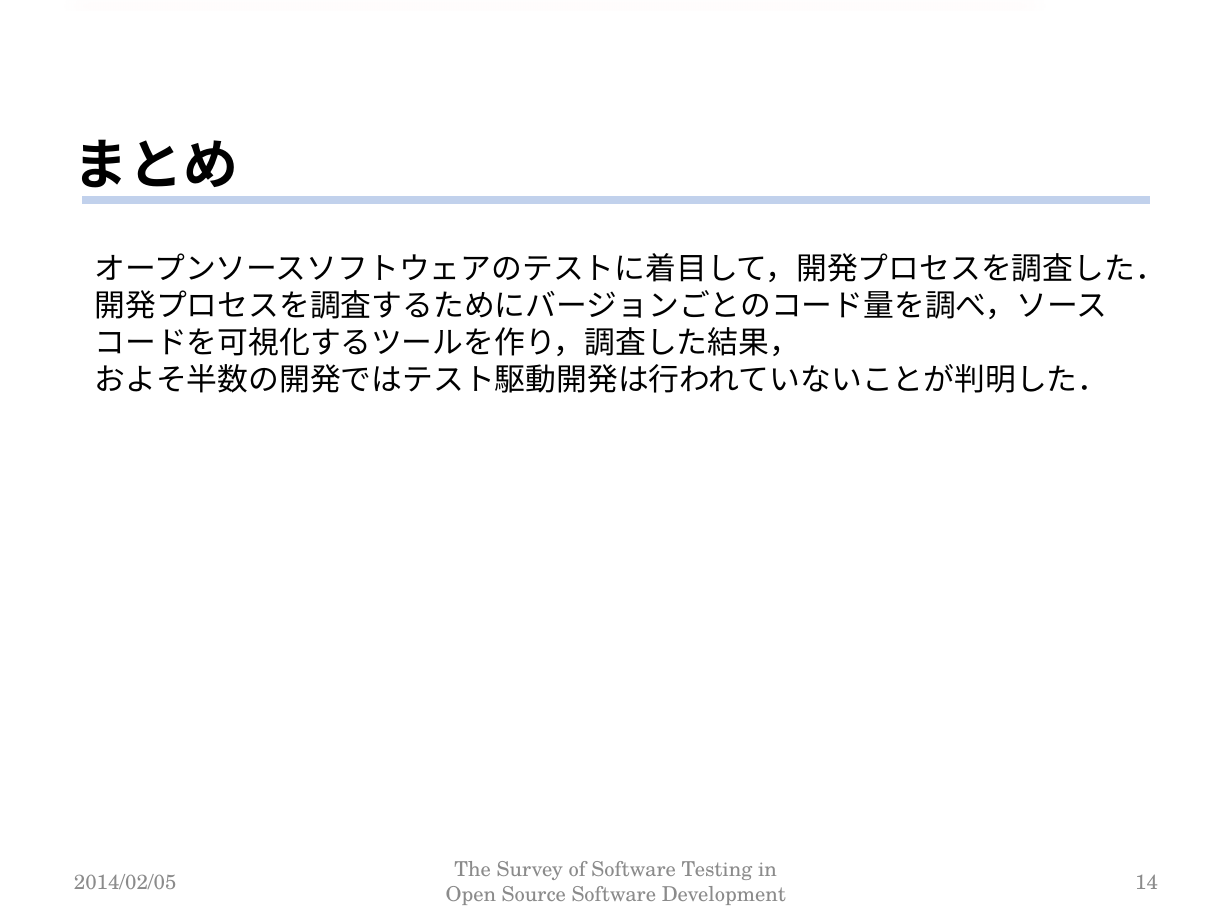
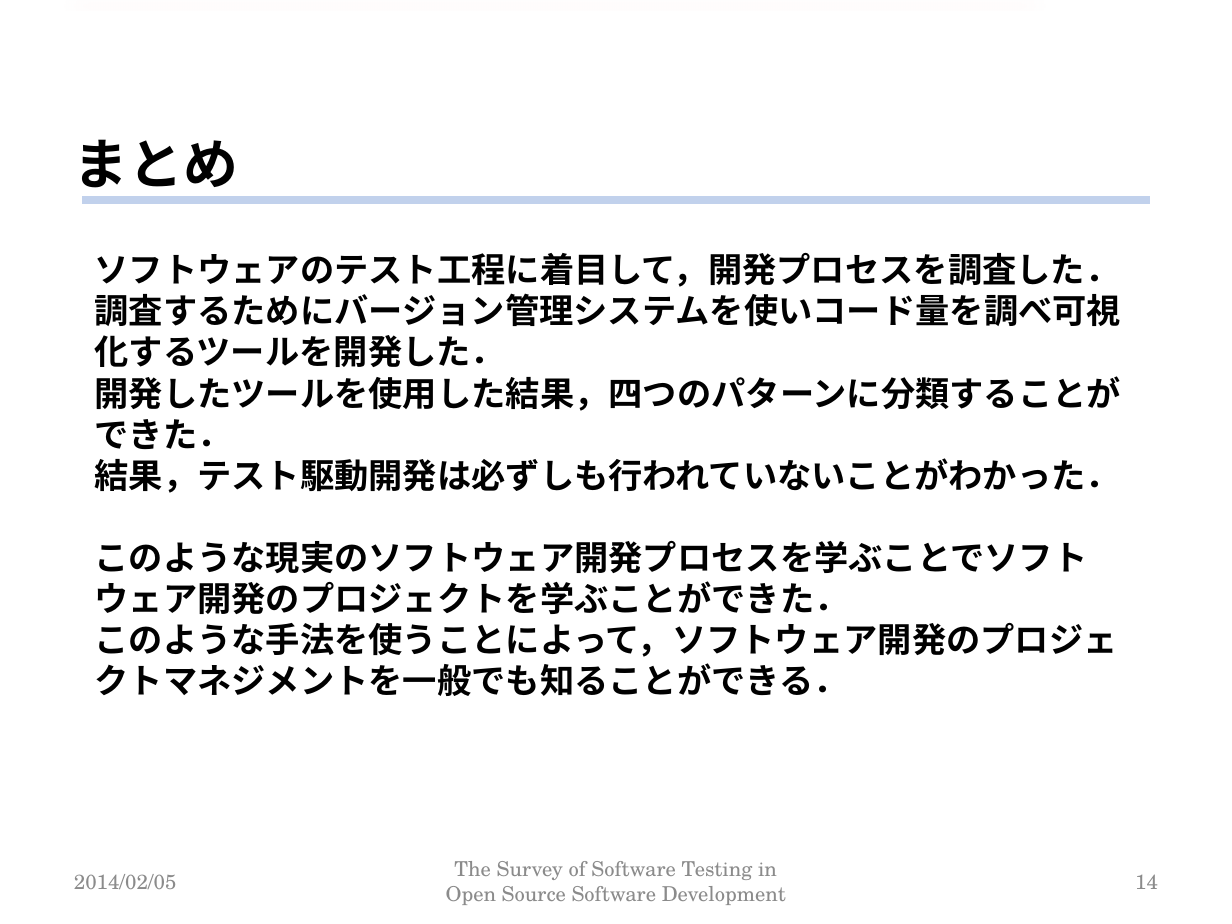
Before and after one commit to keimatsui/kadai, a slide deck: slide 14 of 卒業論文/2012/清水竜吾/卒業論文発表資料.pptx. Drawn at 1232x924 pixels with LibreOffice and Linux fonts; fonts in the diff are those of the drawing; background and template pictures are left out. Boxes give left, top, right and bottom in pixels: in the first picture for what was removed or moved away, otherwise in the second. Text is boxed around its words. In the diff, an @@ line names an element or a change of style, - is before the commit and + after.

```diff
--- a/卒業論文/2012/清水竜吾/卒業論文発表資料.pptx
+++ b/卒業論文/2012/清水竜吾/卒業論文発表資料.pptx
@@ text at (94,253,1121,696): text changed; size 18 to 20 pt; bold on @@
-オープンソースソフトウェアのテストに着目して，開発プロセスを調査した．
-開発プロセスを調査するためにバージョンごとのコード量を調べ，ソースコードを可視化するツールを作り，調査した結果，
-およそ半数の開発ではテスト駆動開発は行われていないことが判明した．
+ソフトウェアのテスト工程に着目して，開発プロセスを調査した．
+調査するためにバージョン管理システムを使いコード量を調べ可視化するツールを開発した．
+開発したツールを使用した結果，四つのパターンに分類することができた．
+結果，テスト駆動開発は必ずしも行われていないことがわかった．
+このような現実のソフトウェア開発プロセスを学ぶことでソフトウェア開発のプロジェクトを学ぶことができた．
+このような手法を使うことによって，ソフトウェア開発のプロジェクトマネジメントを一般でも知ることができる．
```
Also in this commit, not shown: 8 slides added, 3 other files.
